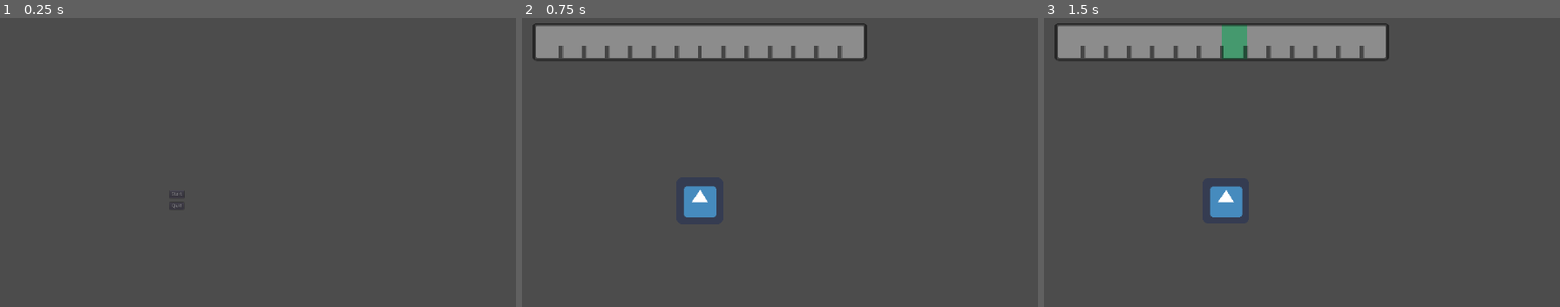
Above: before the commit, frames 1-3 (left to right).
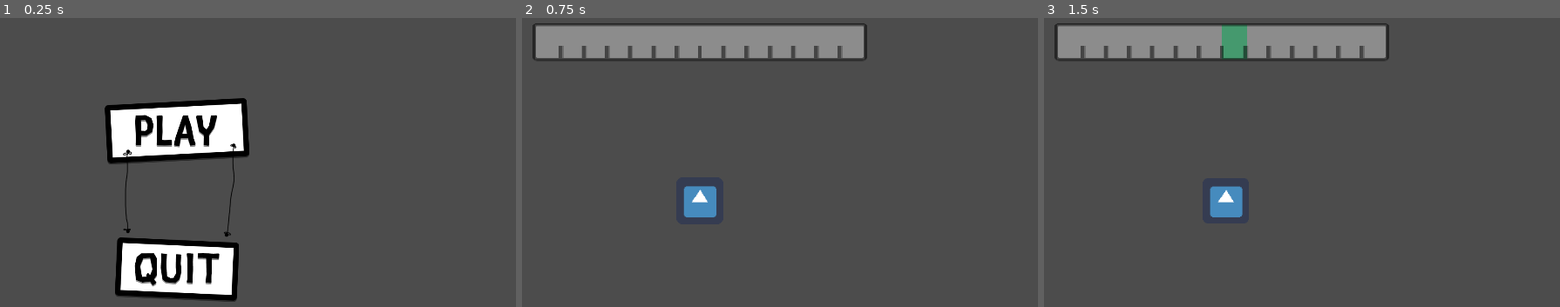
Above: after the commit, the same moments.

Repository: Merliin42/ludum-dare-49
Game: Godot game, scene res://Scenes/Menu.tscn
The game is run twice, just before and just after one commit, with the same random seed, the same clock (stepped at 60 frames per second) and the same inputs. This scene is started directly instead of the project's main scene. The engine's default icon, where the game draws it, is replaced by a stand-in: a white triangle on a blue panel in a dark square.
Inputs (mouse positions are in pixels of both pictures, inside the frame that each line leads up to; where the layout moved, square brackets give the same spot in the first picture):
- Up to frame 1 (0.25 s): no input
- Up to frame 2 (0.75 s): click (697, 168) [697, 194] at 0.5 s
- Up to frame 3 (1.5 s): tap Enter at 1.25 s; hold Right (right) from 1.28 s (still down)

The runs differ from the first frame. In frame 1, 11% of the frame differs, in the area x 20-49%, y 27-99%; in frame 2, nothing differs; in frame 3, nothing differs.

Commit message:
Menu sprite

Diff:
--- a/Scenes/HUD.tscn
+++ b/Scenes/HUD.tscn
@@ -1,12 +1,13 @@
 [gd_scene load_steps=8 format=2]
 
-[ext_resource path="res://Assets/formes/cadre_left.png" type="Texture" id=1]
-[ext_resource path="res://Assets/formes/cadre_background_left.png" type="Texture" id=2]
-[ext_resource path="res://Assets/formes/cadre_background_right.png" type="Texture" id=3]
-[ext_resource path="res://Assets/formes/cadre_right.png" type="Texture" id=4]
-[ext_resource path="res://Assets/formes/cadre_equilibre_layer_right.png" type="Texture" id=5]
-[ext_resource path="res://Assets/formes/cadre_equilibre_layer_left.png" type="Texture" id=6]
+[ext_resource path="res://Assets/HUD/cadre_left.png" type="Texture" id=1]
+[ext_resource path="res://Assets/HUD/cadre_background_left.png" type="Texture" id=2]
+[ext_resource path="res://Assets/HUD/cadre_background_right.png" type="Texture" id=3]
+[ext_resource path="res://Assets/HUD/cadre_right.png" type="Texture" id=4]
+[ext_resource path="res://Assets/HUD/cadre_equilibre_layer_right.png" type="Texture" id=5]
+[ext_resource path="res://Assets/HUD/cadre_equilibre_layer_left.png" type="Texture" id=6]
 [ext_resource path="res://Scripts/HUD.gd" type="Script" id=7]
+
 
 [node name="HUD" type="CanvasLayer"]
 script = ExtResource( 7 )
--- a/Scenes/Menu.tscn
+++ b/Scenes/Menu.tscn
@@ -1,6 +1,10 @@
-[gd_scene load_steps=2 format=2]
+[gd_scene load_steps=6 format=2]
 
 [ext_resource path="res://Scripts/Menu.gd" type="Script" id=1]
+[ext_resource path="res://Assets/Menu/play.png" type="Texture" id=2]
+[ext_resource path="res://Assets/Menu/quit_pressed.png" type="Texture" id=3]
+[ext_resource path="res://Assets/Menu/quit.png" type="Texture" id=4]
+[ext_resource path="res://Assets/Menu/play_pressed.png" type="Texture" id=5]
 
 [node name="Menu" type="Control"]
 anchor_right = 1.0
@@ -26,30 +30,35 @@
 }
 
 [node name="VSplitContainer" type="VSplitContainer" parent="MarginContainer"]
-margin_left = 939.0
-margin_top = 514.0
-margin_right = 980.0
-margin_bottom = 566.0
+margin_left = 761.0
+margin_top = 259.0
+margin_right = 1159.0
+margin_bottom = 821.0
 size_flags_horizontal = 4
 size_flags_vertical = 4
+collapsed = true
+dragger_visibility = 2
 __meta__ = {
 "_edit_use_anchors_": false
 }
 
-[node name="Start" type="Button" parent="MarginContainer/VSplitContainer"]
-margin_right = 41.0
-margin_bottom = 20.0
+[node name="Start" type="TextureButton" parent="MarginContainer/VSplitContainer"]
+margin_right = 398.0
+margin_bottom = 384.0
 size_flags_horizontal = 4
 size_flags_vertical = 4
-text = "Start"
+texture_normal = ExtResource( 2 )
+texture_pressed = ExtResource( 5 )
 
-[node name="Quit" type="Button" parent="MarginContainer/VSplitContainer"]
-margin_top = 32.0
-margin_right = 40.0
-margin_bottom = 52.0
+[node name="Quit" type="TextureButton" parent="MarginContainer/VSplitContainer"]
+margin_left = 28.0
+margin_top = 384.0
+margin_right = 370.0
+margin_bottom = 562.0
 size_flags_horizontal = 4
 size_flags_vertical = 4
-text = "Quit"
+texture_normal = ExtResource( 4 )
+texture_pressed = ExtResource( 3 )
 
 [connection signal="pressed" from="MarginContainer/VSplitContainer/Start" to="." method="_on_Start_pressed"]
 [connection signal="pressed" from="MarginContainer/VSplitContainer/Quit" to="." method="_on_Quit_pressed"]
Renamed: Assets/formes/cadre_background_left.png -> Assets/HUD/cadre_background_left.png
Not shown, added: Assets/HUD/cadre_background_left.png.import
Renamed: Assets/formes/cadre_background_right.png -> Assets/HUD/cadre_background_right.png
Not shown, added: Assets/HUD/cadre_background_right.png.import
Renamed: Assets/formes/cadre_equilibre_layer_left.png -> Assets/HUD/cadre_equilibre_layer_left.png
Not shown, changed: Assets/HUD/cadre_equilibre_layer_left.png.import
Renamed: Assets/formes/cadre_equilibre_layer_right.png -> Assets/HUD/cadre_equilibre_layer_right.png
Not shown, added: Assets/HUD/cadre_equilibre_layer_right.png.import
Renamed: Assets/formes/cadre_left.png -> Assets/HUD/cadre_left.png
Not shown, changed: Assets/HUD/cadre_left.png.import
Renamed: Assets/formes/cadre_right.png -> Assets/HUD/cadre_right.png
Not shown, changed: Assets/HUD/cadre_right.png.import
(and 12 more such lines)
